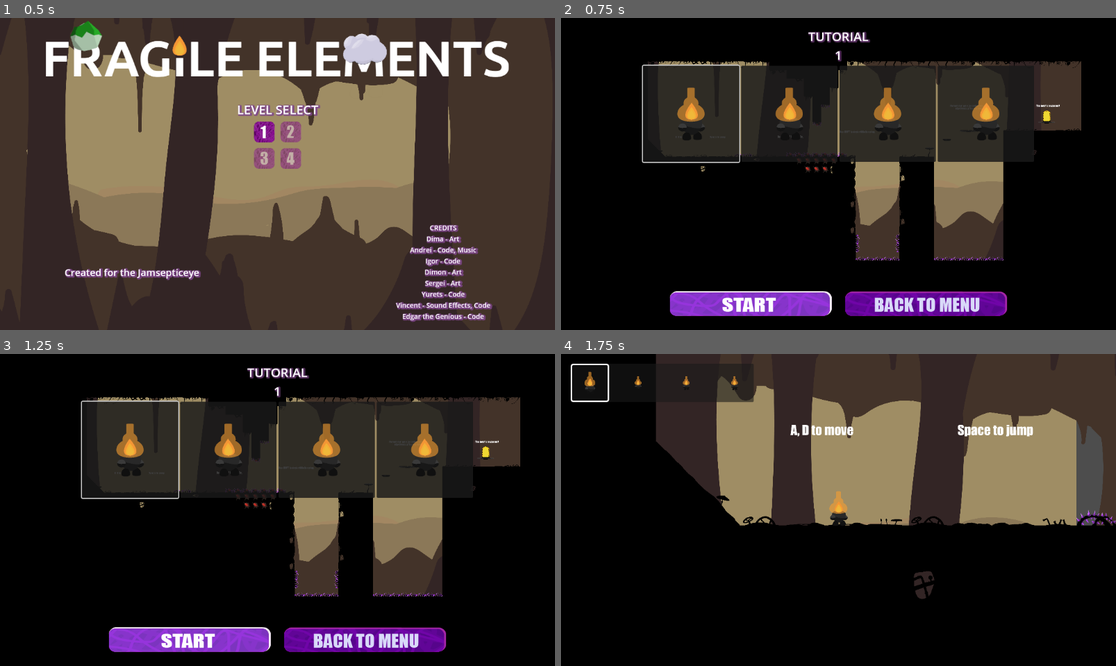
Above: before the commit, frames 1-4 (two rows, left to right).
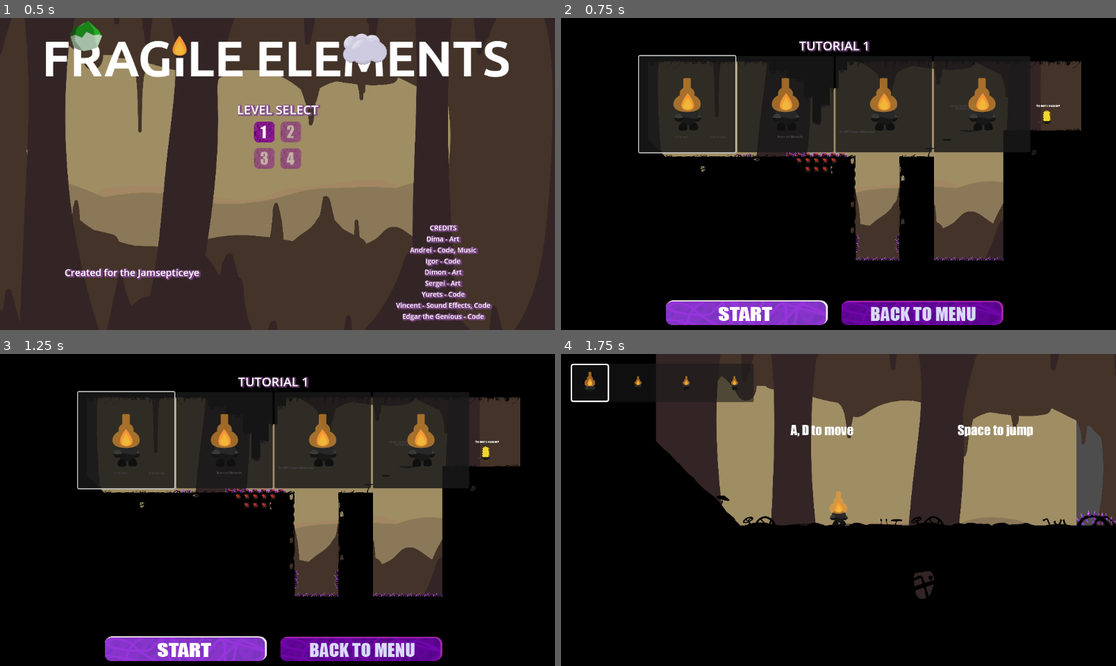
Above: after the commit, the same moments.

Repository: StarikTenger/PlatformerGame2025
Game: Godot game, scene res://scenes/UI/LevelManager.tscn
The game is run twice, just before and just after one commit, with the same random seed, the same clock (stepped at 60 frames per second) and the same inputs. Sound files missing from this copy of the repository are replaced by a short silence.
Inputs (mouse positions are in pixels of both pictures, inside the frame that each line leads up to; where the layout moved, square brackets give the same spot in the first picture):
- Up to frame 1 (0.5 s): no input
- Up to frame 2 (0.75 s): click (827, 133) at 0.52 s
- Up to frame 3 (1.25 s): no input
- Up to frame 4 (1.75 s): click (749, 647) [749, 637] at 1.25 s

Frame 1 is identical in both runs. In frame 2, 10% of the frame differs, in the area x 13-81%, y 4-99%; in frame 3, 10%; in frame 4, nothing differs.

Commit message:
level naming fix

Diff:
--- a/scenes/UI/CharacterMenu.tscn
+++ b/scenes/UI/CharacterMenu.tscn
@@ -17,6 +17,10 @@
 anchors_preset = 15
 anchor_right = 1.0
 anchor_bottom = 1.0
+offset_left = -8.0
+offset_top = 19.0
+offset_right = -8.0
+offset_bottom = 19.0
 grow_horizontal = 2
 grow_vertical = 2
 mouse_filter = 2
@@ -38,7 +42,6 @@
 
 [node name="Title" type="Label" parent="Margin"]
 layout_mode = 2
-size_flags_horizontal = 4
 size_flags_vertical = 1
 text = "CHOOSE ELEMENTALS BY CLICKING"
 label_settings = SubResource("LabelSettings_evv6q")
--- a/scripts/UI/CharacterMenu.gd
+++ b/scripts/UI/CharacterMenu.gd
@@ -84,19 +84,7 @@
 	return chosen
 
 func _get_current_level_number() -> int:
-	# Extract level number from current scene filename
-	var scene_file = get_tree().current_scene.scene_file_path
-	if "level_1" in scene_file:
-		return 1
-	elif "level_2" in scene_file:
-		return 2
-	elif "level_3" in scene_file:
-		return 3
-	elif "level_4" in scene_file:
-		return 4
-	elif "level_5" in scene_file:
-		return 5
-	return 1  # Default to level 1
+	return LevelManager.current_level + 1
 
 func set_level_number(level_num: int):
 	current_level_number = level_num
